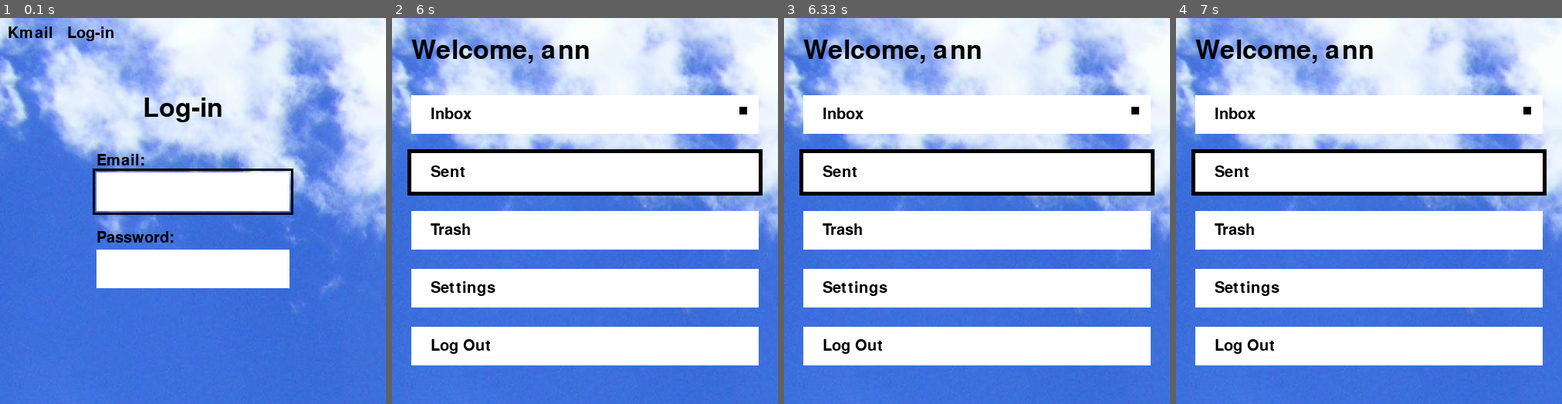
Above: before the commit, frames 1-4 (left to right).
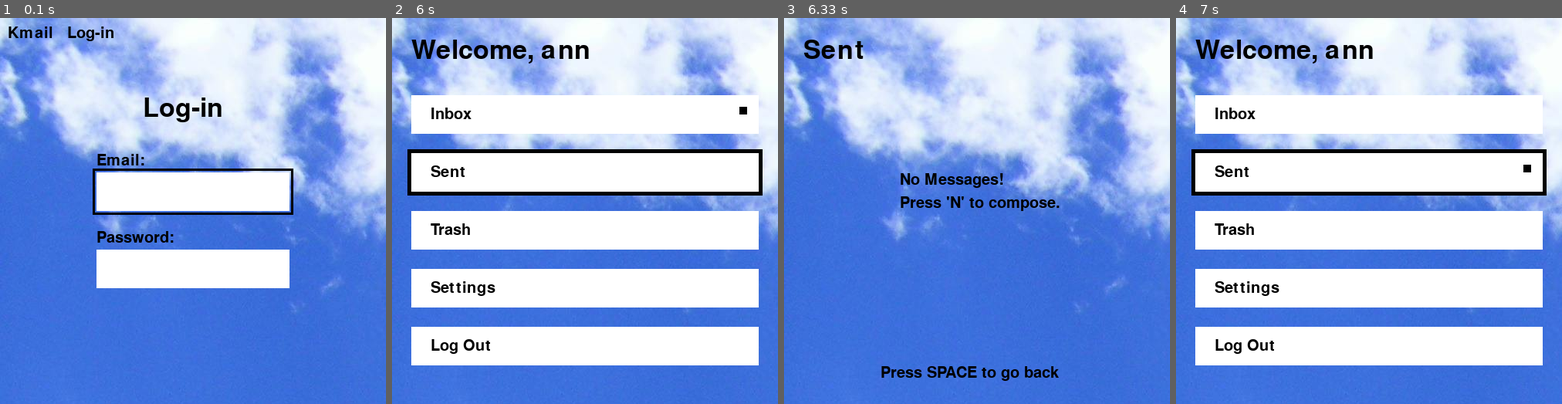
Above: after the commit, the same moments.

Repository: Turkeydoodle/Python
Game: pygame game, started from EmailPygame/main.py
The game is run twice, just before and just after one commit, with the same random seed, the same clock (stepped at 60 frames per second) and the same inputs.
Inputs:
- Up to frame 1 (0.1 s): no input
- Up to frame 2 (6 s): type "ann" at 0.33 s; tap Enter at 0.67, 2.67, 3.08, 3.42 s; hold Tab 0.88-1.35 s; type "a" at 2.53 s; tap Space at 3.75, 4.08 s; hold Tab 4.42-4.88 s
- Up to frame 3 (6.33 s): type "r" at 6.07 s; tap Enter at 6.2 s
- Up to frame 4 (7 s): hold Space from 6.62 s (still down)

Frames 1-2 are identical in both runs. In frame 3, 48% of the frame differs, in the area x 4-96%, y 5-94%; in frame 4, less than 0.1%.

Commit message:
Added the sent page, but yet to start on composing an email.

Diff:
--- a/EmailPygame/main.py
+++ b/EmailPygame/main.py
@@ -15,6 +15,8 @@
 menuicons = ['Inbox','Sent','Trash','Settings','Log Out']
 inputed = ''
 currentpage = 'home'
+scurrentplace = 0
+tcurrentplace = 0
 screenwidth = 500
 screenheight = 500
 window = pygame.display.set_mode((screenwidth,screenheight ) )
@@ -101,6 +103,9 @@
 numimessagees = 4
 imessagenames = ["Welcome to Kmail!", "Send an Email", "Deleting an email", 'How to use the trash folder']
 imessagemessage = ['Hello! Thanks for choosing Kmail!\nHope you enjoy it!\nSincerely,\nThe developer of Kmail', 'To sen …(493 unchanged characters)…
+numsmessages = 0
+smessagenames = []
+smessagemessage = []
 def renderimessage(chosenemail):
     global x, y, xv, yv, done, currentpage, inboxcurrentplace, page
     window.blit(background, (0, 0))
@@ -162,7 +167,44 @@
                 selected_email = inboxcurrentplace
                 page = 2
 def rendersent():
-    pass
+    global x, y, xv, yv, done, currentpage, scurrentplace, page, sentcurrentplace, selected_email
+    window.blit(background, (0, 0))
+    font = pygame.font.Font(None, 50)
+    text_surface = font.render("Sent", True, (0, 0, 0))
+    window.blit(text_surface, (25, 25))
+    sel_x = 20
+    sel_y = 100 + (scurrentplace * 60) - 5
+    if numsmessages != 0 :
+        window.blit(selectedinbox, (sel_x, sel_y))
+    if numsmessages == 0:
+        font = pygame.font.Font(None, 30)
+        text_surface = font.render("No Messages!", True, (0, 0, 0))
+        window.blit(text_surface, (150, 200))
+        font = pygame.font.Font(None, 30)
+        text_surface = font.render("Press 'N' to compose.", True, (0, 0, 0))
+        window.blit(text_surface, (150, 230))
+    else:
+        for i in range(numsmessages):
+            block = pygame.surface.Surface((450, 50))
+            block.fill((255,255,255))
+            window.blit(block, (25, 100+(i*60)))
+            font = pygame.font.Font(None, 30)
+            text_surface = font.render(smessagenames[i], True, (0, 0, 0))
+            window.blit(text_surface, (45, 115+(i*60)))
+    font = pygame.font.Font(None, 30)
+    text_surface = font.render("Press SPACE to go back", True, (0, 0, 0))
+    window.blit(text_surface, (125, 450))
+    for event in pygame.event.get():
+        if event.type == QUIT:
+            done = True
+        if event.type == pygame.KEYDOWN:
+            if event.key == pygame.K_SPACE:
+                currentpage = 'home'
+                scurrentplace = 0
+            if event.key == pygame.K_TAB:
+                scurrentplace += 1
+                if scurrentplace >= numsmessages:
+                    scurrentplace = 0
 def rendertrash():
     pass
 def rendersettings():
@@ -204,21 +246,24 @@
                 elif menuicons[currentwin] == 'Trash':
                     currentpage = 'trash'
 while not done:
-    if page == 0:
+    this_page = page
+    this_currentpage = currentpage
+    if this_page == 0:
         renderlogin()
-    elif page == 1:
-        if currentpage == 'home':
+    elif this_page == 1:
+        if this_currentpage == 'home':
             renderhome()
-        elif currentpage == 'inbox':
+        elif this_currentpage == 'inbox':
             renderinbox()
-        elif currentpage == 'sent':
+        elif this_currentpage == 'sent':
             rendersent()
-        elif currentpage == 'trash':
+        elif this_currentpage == 'trash':
             rendertrash()
-        elif currentpage == 'settings':
+        elif this_currentpage == 'settings':
             rendersettings()
-    elif page == 2:
+    elif this_page == 2:
         renderimessage(selected_email)
+
     pygame.display.update()
     timer.tick(fps)
 pygame.quit()
